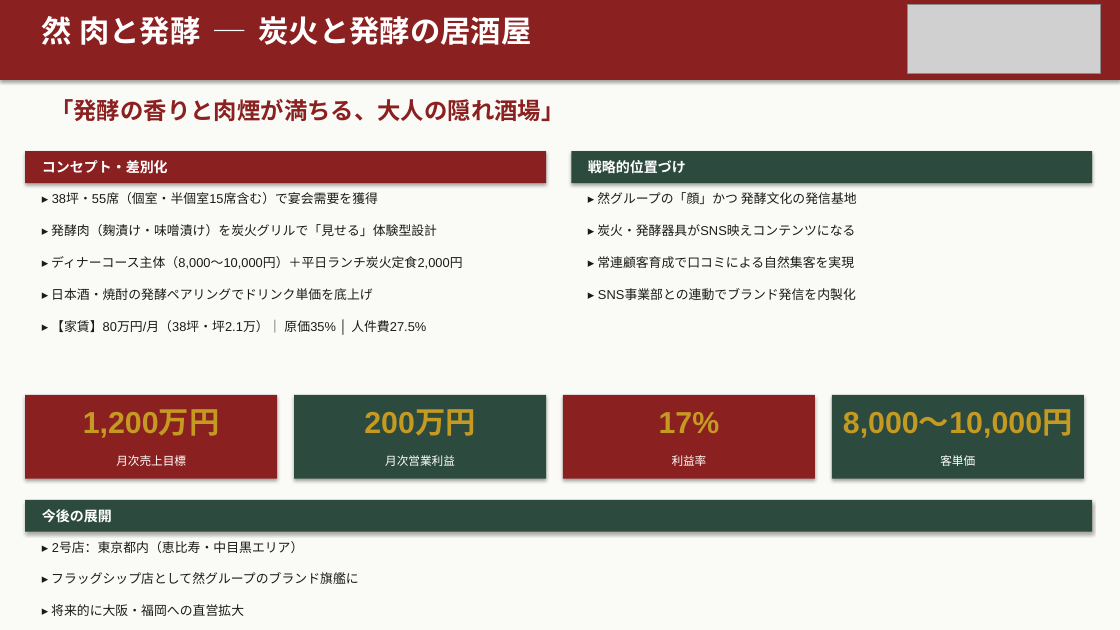
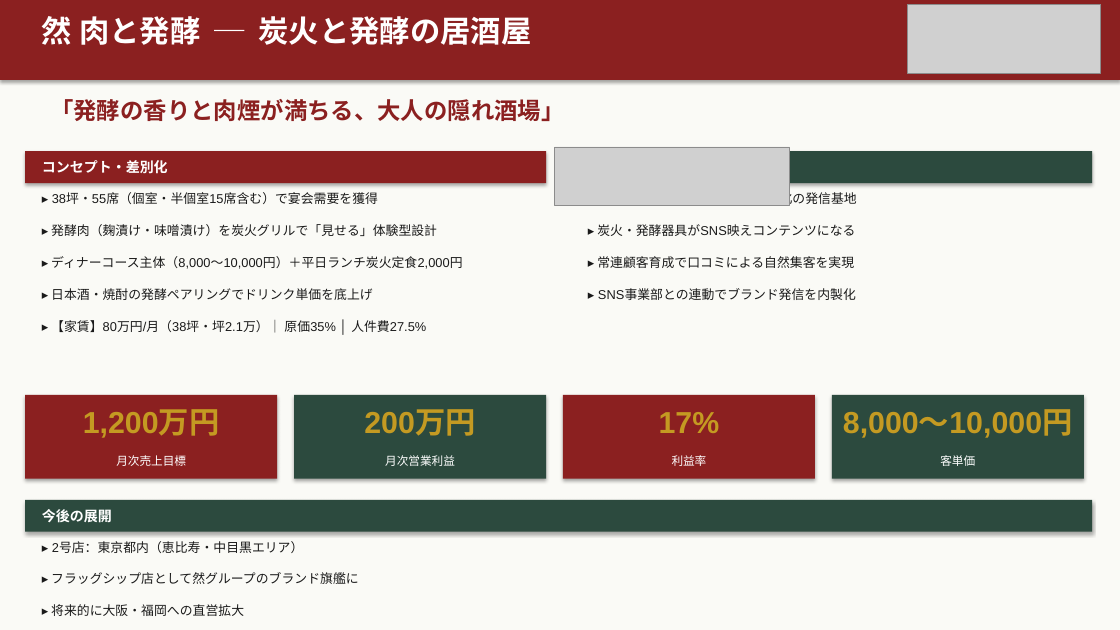
Before and after one commit to hunkotusaisinryo-lab/test-repo, a slide deck: slide 6 of zen/07_融資・投資家資料/然グループ_統合ピッチデッキ_強化版.pptx. Drawn at 1120x630 pixels with LibreOffice and Linux fonts; fonts in the diff are those of the drawing; grey boxes stand for pictures. Boxes give left, top, right and bottom in pixels: in the first picture for what was removed or moved away, otherwise in the second. Text is boxed around its words. In the diff, an @@ line names an element or a change of style, - is before the commit and + after.

```diff
--- a/zen/07_融資・投資家資料/然グループ_統合ピッチデッキ_強化版.pptx
+++ b/zen/07_融資・投資家資料/然グループ_統合ピッチデッキ_強化版.pptx
@@ picture added at (555,147,790,206) @@
@@ text removed at (588,160,686,174) @@
-戦略的位置づけ
```
Also in this commit, not shown: 3 other slides changed, 5 other files.
